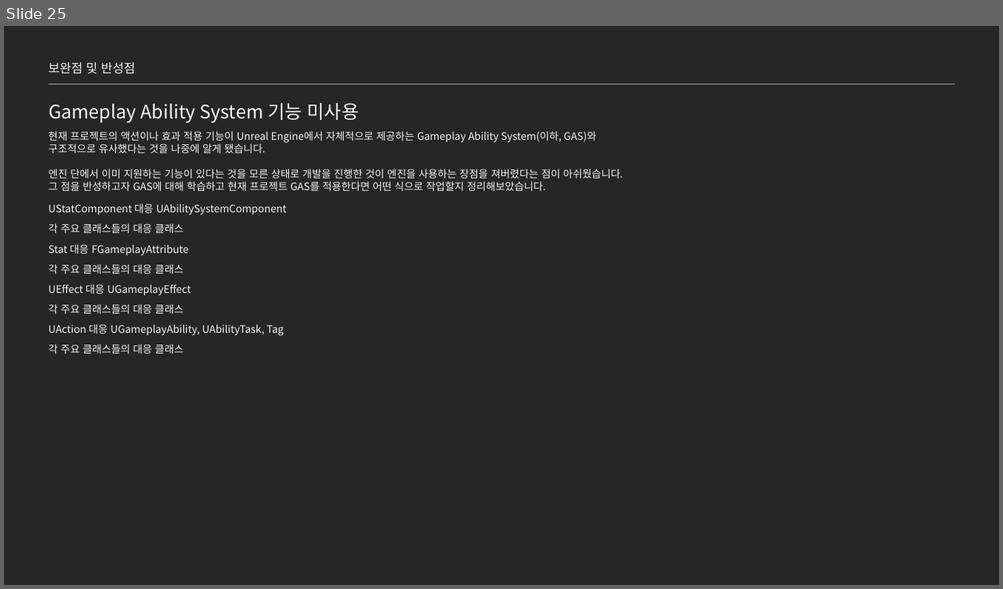
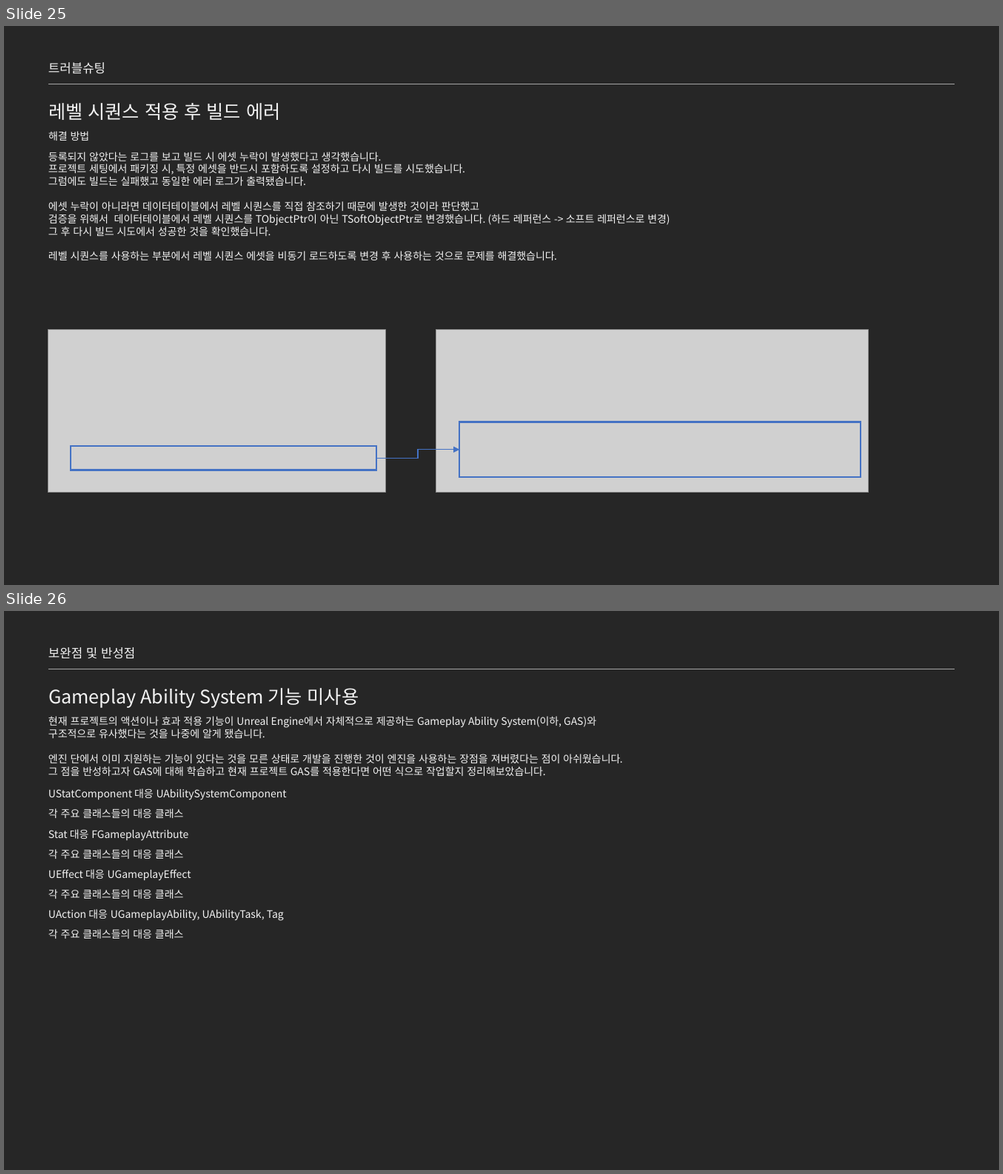
Before and after one commit to jhk0701/project-ARPGHunter, a slide deck: Docs/UnrealEngine_문서_김정환.pptx. Shown one above the other, each under a label of ours: slide 25 before the commit, slides 25 and 26 after it. The pictures are 1003x589 and 1003x1174 pixels, drawn with LibreOffice and Linux fonts; fonts in the diff are those of the drawing; grey boxes stand for pictures. Boxes give left, top, right and bottom in pixels: in the first picture for what was removed or moved away, otherwise in the second. Text is boxed around its words. In the diff, an @@ line names an element or a change of style, - is before the commit and + after.

Commit message:
Docs: 문서 업데이트

```diff
--- a/Docs/UnrealEngine_문서_김정환.pptx
+++ b/Docs/UnrealEngine_문서_김정환.pptx
@@ slide 25 added at [4, 26, 999, 585], background #262626 @@
@@ text added at [48, 62, 105, 74], 12 pt, text #F2F2F2 @@
+트러블슈팅
@@ line added from (48, 84) to (955, 84), #A6A6A6 0.5 pt @@
@@ text added at [48, 103, 280, 120], 18 pt, text #F2F2F2 @@
+레벨 시퀀스 적용 후 빌드 에러
@@ text added at [48, 131, 90, 141], 10 pt, text #F2F2F2 @@
+해결 방법
@@ text added at [48, 152, 669, 261], 10 pt, text #F2F2F2 @@
+등록되지 않았다는 로그를 보고 빌드 시 에셋 누락이 발생했다고 생각했습니다.
+프로젝트 세팅에서 패키징 시, 특정 에셋을 반드시 포함하도록 설정하고 다시 빌드를 시도했습니다.
+그럼에도 빌드는 실패했고 동일한 에러 로그가 출력됐습니다.
+에셋 누락이 아니라면 데이터테이블에서 레벨 시퀀스를 직접 참조하기 때문에 발생한 것이라 판단했고
+검증을 위해서 데이터테이블에서 레벨 시퀀스를 TObjectPtr이 아닌 TSoftObjectPtr로 변경했습니다. (하드 레퍼런스 -> 소프트 레퍼런스로 변경)
+그 후 다시 빌드 시도에서 성공한 것을 확인했습니다.
+레벨 시퀀스를 사용하는 부분에서 레벨 시퀀스 에셋을 비동기 로드하도록 변경 후 사용하는 것으로 문제를 해결했습니다.
@@ picture added at [48, 330, 385, 493] @@
@@ picture added at [436, 330, 868, 493] @@
@@ rectangle added at [459, 422, 859, 477], outline #4472C4 1.5 pt @@
@@ rectangle added at [71, 447, 376, 471], outline #4472C4 1.5 pt @@
@@ elbow arrow added from (376, 459) to (459, 450), #4472C4 1 pt @@
@@ what was slide 25 is now slide 26 @@
```
Also in this commit, not shown: 1 slide changed.
